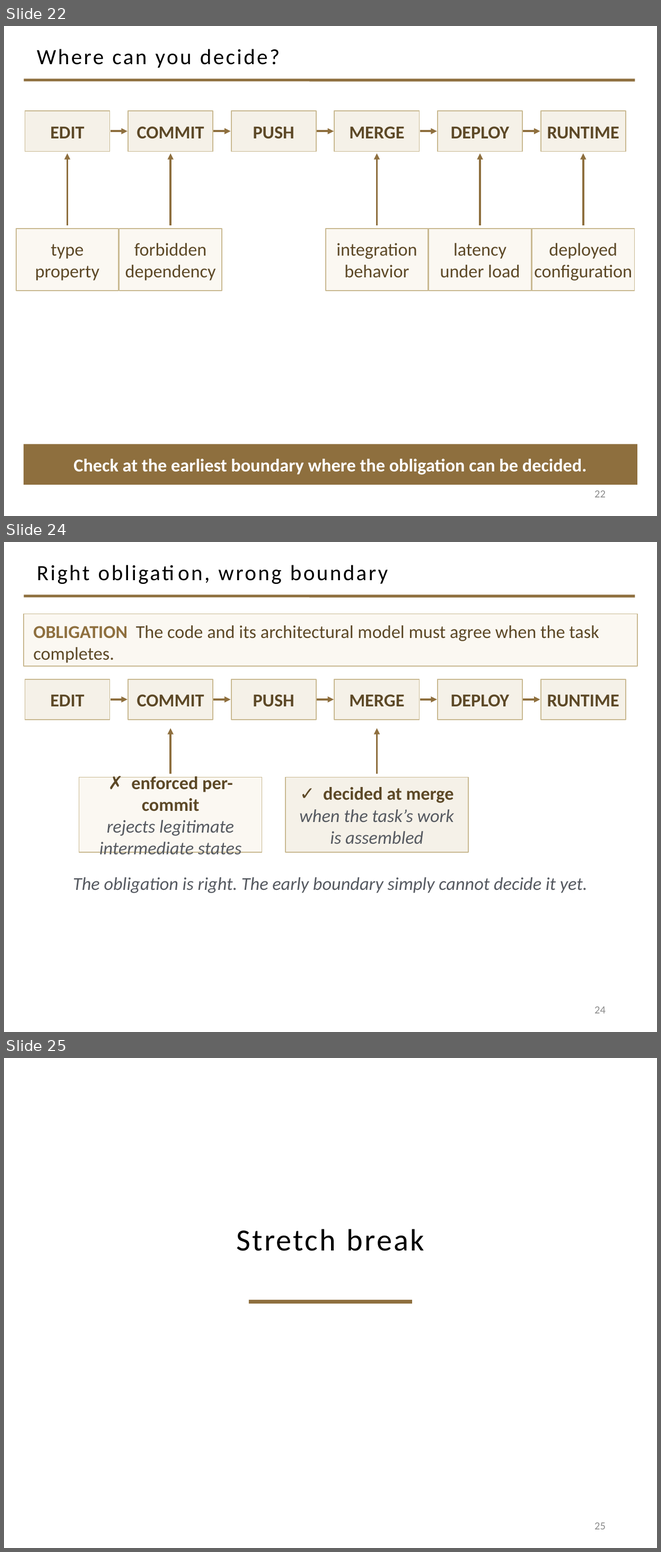
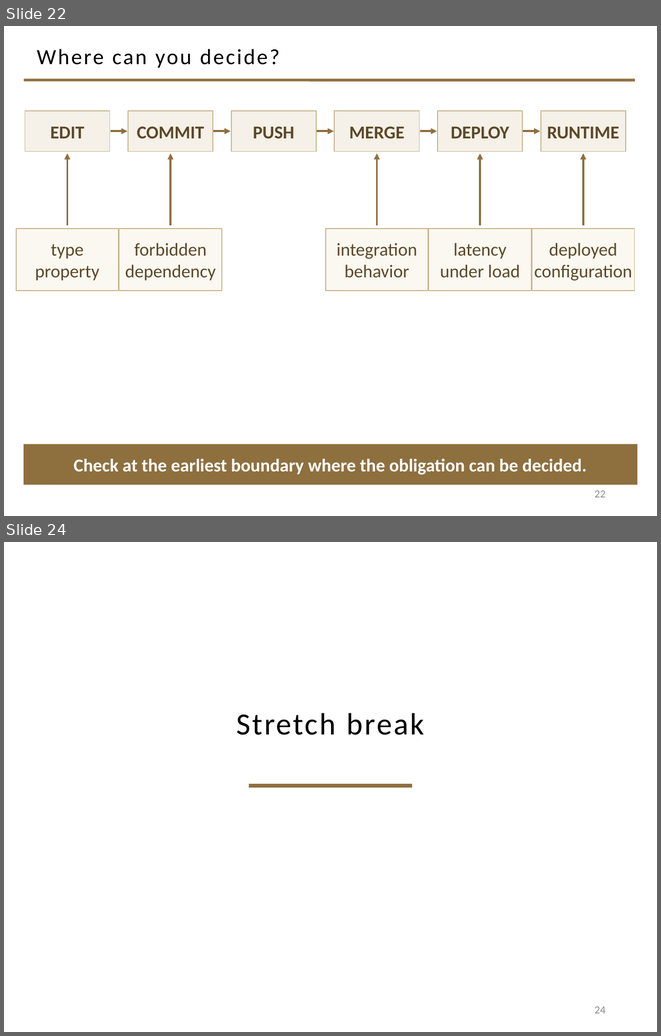
Before and after one commit to davisjam/model-based-agentic-software-engineering, a slide deck: course/lectures/act-2-delegation-and-control/03-alignment/2-3-Alignment.pptx. Shown one above the other, each under a label of ours: slides 22, 24 and 25 before the commit, slides 22 and 24 after it; the slides between them are not shown. The pictures are 661x1552 and 661x1036 pixels, drawn with LibreOffice and Linux fonts; fonts in the diff are those of the drawing; background and template pictures are left out. Boxes give left, top, right and bottom in pixels: in the first picture for what was removed or moved away, otherwise in the second. Text is boxed around its words. In the diff, an @@ line names an element or a change of style, - is before the commit and + after.

Commit message:
deck 2-3: section 4 merge — concrete architectural-model example folded into Earlier-is-not-always-possible (33->32)

```diff
--- a/course/lectures/act-2-delegation-and-control/03-alignment/2-3-Alignment.pptx
+++ b/course/lectures/act-2-delegation-and-control/03-alignment/2-3-Alignment.pptx
@@ slide 24 removed at box(4, 542, 657, 1032), background #FFFFFF; not listed: 1 template element that a slide beside it also shows @@
@@ title removed at box(37, 565, 388, 584) @@
-Right obligation, wrong boundary
@@ rectangle removed at box(24, 614, 637, 666) @@
-OBLIGATION The code and its architectural model must agree when the task completes.
@@ rectangle removed at box(25, 679, 110, 720) @@
-EDIT
@@ rectangle removed at box(128, 679, 213, 720) @@
-COMMIT
@@ rectangle removed at box(231, 679, 316, 720) @@
-PUSH
@@ rectangle removed at box(334, 679, 420, 720) @@
-MERGE
@@ rectangle removed at box(438, 679, 522, 720) @@
-DEPLOY
@@ rectangle removed at box(541, 679, 626, 720) @@
-RUNTIME
@@ arrow removed from (111, 699) to (127, 699) @@
@@ arrow removed from (213, 699) to (231, 699) @@
@@ arrow removed from (317, 699) to (334, 699) @@
@@ arrow removed from (420, 699) to (437, 699) @@
@@ arrow removed from (523, 699) to (540, 699) @@
@@ arrow removed from (170, 774) to (170, 728) @@
@@ arrow removed from (377, 774) to (377, 728) @@
@@ rectangle removed at box(79, 777, 262, 852) @@
-✗ enforced per-commit
-rejects legitimate
-intermediate states
@@ rectangle removed at box(285, 777, 468, 852) @@
-✓ decided at merge
-when the task’s work
-is assembled
@@ text removed at box(73, 877, 588, 893) @@
-The obligation is right. The early boundary simply cannot decide it yet.
@@ page number removed at box(594, 1006, 606, 1013) @@
-24
@@ what was slide 25 is now slide 24 @@
@@ page number at box(594, 1006, 606, 1013): text changed @@
-25
+24
```
Also in this commit, not shown: 1 slide changed.
